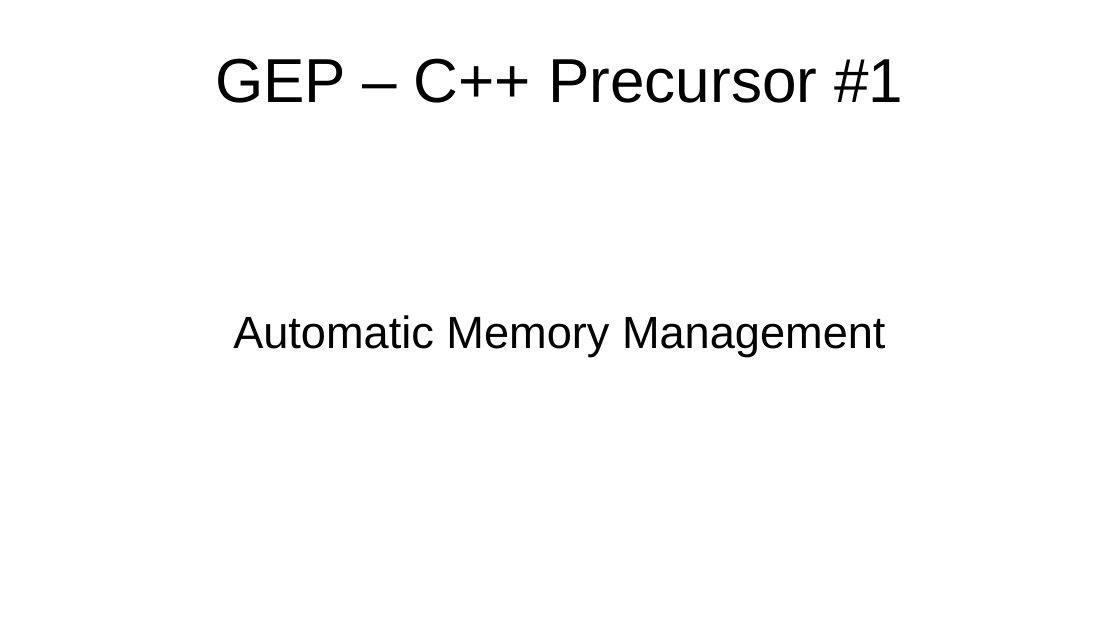
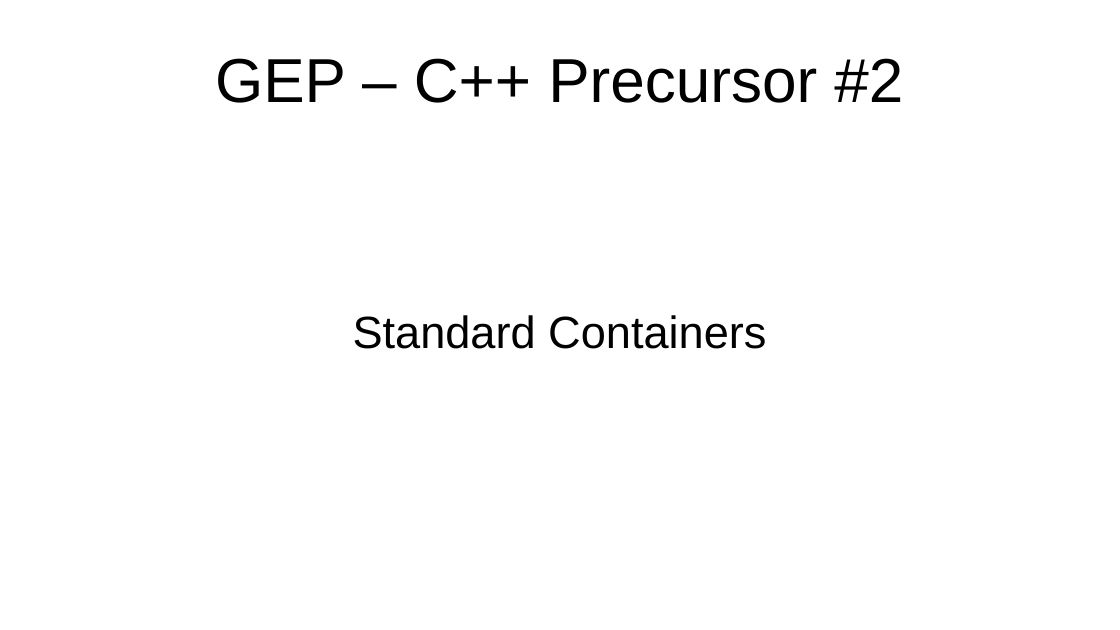
Before and after one commit to osen/creativelabs, a slide deck: slide 1 of gep/gep_cxx_precursor_1.odp. Drawn at 1120x630 pixels with LibreOffice and Linux fonts; fonts in the diff are those of the drawing. Boxes give left, top, right and bottom in pixels: in the first picture for what was removed or moved away, otherwise in the second. Text is boxed around its words. In the diff, an @@ line names an element or a change of style, - is before the commit and + after.

Commit message:
Added changes to precursor lecs.

```diff
--- a/gep/gep_cxx_precursor_1.odp
+++ b/gep/gep_cxx_precursor_1.odp
@@ title at bbox=[215, 58, 903, 103]: text changed @@
-GEP – C++ Precursor #1
+GEP – C++ Precursor #2
@@ subtitle at bbox=[353, 315, 766, 349]: text changed @@
-Automatic Memory Management
+Standard Containers
```
Also in this commit, not shown: 4 slides added, 20 slides removed, 2 other files.
